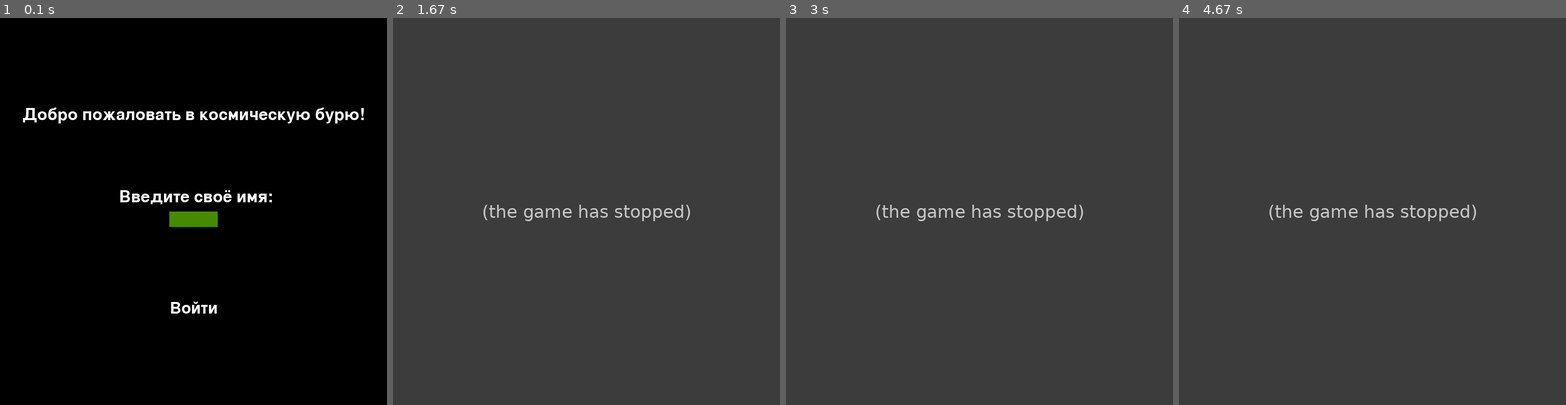
Above: before the commit, frames 1-4 (left to right).
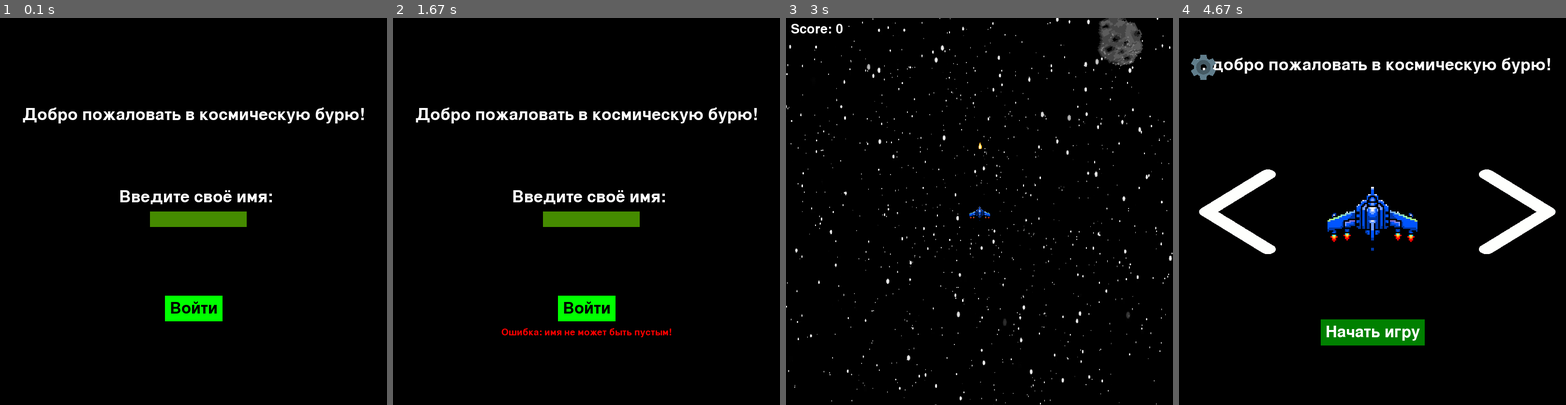
Above: after the commit, the same moments.

Repository: grigoriy-st/PyGame-project
Game: pygame game, started from src/main.py
Same seed, same stepped clock (60 frames per second), same inputs: the game is played once before the commit and once after it.
Inputs (mouse positions are in pixels of both pictures, inside the frame that each line leads up to):
- Up to frame 1 (0.1 s): no input
- Up to frame 2 (1.67 s): click "Войти" at 0.38 s; click (567, 219) at 0.72 s; click (710, 199) at 1.05 s
- Up to frame 3 (3 s): tap Enter at 1.83 s; click "Войти" at 2.22 s; click "Начать игру" at 2.55 s; tap Space at 2.83 s
- Up to frame 4 (4.67 s): hold Right 3.17-3.63 s; tap Space at 3.23, 3.53, 3.73, 4.07, 4.37 s; hold Up 3.67-3.97 s; hold Right 4-4.47 s; click "Начать новую игру" at 4.55 s

The runs differ from the first frame. In frame 1, 1.5% of the frame differs, in the area x 38-64%, y 50-79%; in frame 2, 100%; in frame 3, 99%; in frame 4, 100%, in the area x 0-100%, y 0-100%.
Before the commit the program exited at 0.38 s; later frames show no game.

Commit message:
Отредактировал интерфейс в окне авторизации. Добавил проверку на пустое имя и отображение ошибки.

Diff:
--- a/src/game.py
+++ b/src/game.py
@@ -81,42 +81,22 @@
         self.button_font = pygame.font.Font(None, 48)
 
     def show_auth_screen(self):
-        " Отображение окна авторизации. "
+        """ Отображение окна авторизации. """
         global user_name
         self.screen.fill(BLACK)
         clock = pygame.time.Clock()
+        # Шрифт
         base_font = pygame.font.Font(None, 32)
+        error_font = pygame.font.Font(None, 28)
+        # Текстовые переменные
         user_text = ''
-
-        input_width = 200
-        input_height = 32
-        # input_rect = pygame.Rect((WIDTH // 2) - (input_width // 2),
-        # (HEIGHT // 2) - (input_height // 2), input_width, input_height)
-        input_rect = pygame.Rect((WIDTH // 2 - 50), (HEIGHT // 2),
-                                 input_width, input_height)
-
+        error_message = ''  # Сообщение об ошибке
+        # Цвета
         color_active = pygame.Color('lightskyblue3')
         color_passive = pygame.Color('chartreuse4')
         color = color_passive
+        # Переменные состояний
         active = False
-
-        button_text = self.button_font.render("Войти", True, (255, 255, 255))
-        button_rect = button_text.get_rect(center=(
-                                            WIDTH // 2, HEIGHT // 2 + 200)
-                                           )
-        pygame.draw.rect(self.screen, (0, 128, 0),
-                         button_rect.inflate(20, 20))  # Кнопка
-
-        welcome_text = self.font.render("Добро пожаловать в космическую бурю!",
-                                        True, (255, 255, 255))
-        text_rect = welcome_text.get_rect(
-                                center=(WIDTH // 2, HEIGHT // 2 - 200)
-                                )
-
-        text2 = self.font.render("Введите своё имя:", True, (255, 255, 255))
-        text2_rect = welcome_text.get_rect(
-                                center=(WIDTH // 2 + 200, HEIGHT // 2 - 30)
-                                )
 
         while True:
             for event in pygame.event.get():
@@ -133,7 +113,11 @@
 
                     if button_rect.collidepoint(event.pos):
                         user_name = user_text
-                        return
+                        if user_name == '':
+                            error_message = 'Ошибка: имя не может быть пустым!'
+                        else:
+                            error_message = ''
+                            return
 
                 if event.type == pygame.KEYDOWN:
                     if event.key == pygame.K_BACKSPACE:
@@ -141,10 +125,40 @@
                     else:
                         user_text += event.unicode
 
+            welcome_text = self.font.render("Добро пожаловать в космическую бурю!",
+                                            True, (255, 255, 255))
+            text_rect = welcome_text.get_rect(
+                                    center=(WIDTH // 2, HEIGHT // 2 - 200)
+                                    )
+
+            text2 = self.font.render("Введите своё имя:", True, (255, 255, 255))
+            text2_rect = welcome_text.get_rect(
+                                    center=(WIDTH // 2 + 200, HEIGHT // 2 - 30)
+                                    )
+
+            input_width = 200
+            input_height = 32
+            input_rect = pygame.Rect((WIDTH // 2 - 90), (HEIGHT // 2),
+                                     input_width, input_height)
+
+            button_text = self.button_font.render("Войти", True, (0, 0, 0))
+            button_rect = button_text.get_rect(center=(
+                                                WIDTH // 2, HEIGHT // 2 + 200)
+                                               )
             self.screen.fill(BLACK)
+
+            pygame.draw.rect(self.screen, (0, 255, 0),
+                             button_rect.inflate(20, 20))  # Кнопка
             self.screen.blit(button_text, button_rect)
             self.screen.blit(welcome_text, text_rect)
             self.screen.blit(text2, text2_rect)
+
+            if error_message:  # Отображение ошибки ввода
+                error_surface = error_font.render(
+                                error_message, True, (255, 0, 0))
+                error_rect = error_surface.get_rect(
+                             center=(WIDTH // 2, HEIGHT // 2 + 250))
+                self.screen.blit(error_surface, error_rect)
 
             if active:
                 color = color_active
@@ -152,6 +166,7 @@
                 color = color_passive
 
             pygame.draw.rect(self.screen, color, input_rect)
+            # self.screen.blit(button_text, button_rect)
             text_surface = base_font.render(user_text, True, (255, 255, 255))
             self.screen.blit(text_surface, (input_rect.x+5, input_rect.y+5))
             input_rect.w = max(100, text_surface.get_width()+10)
Not shown, added: data/db.sql
